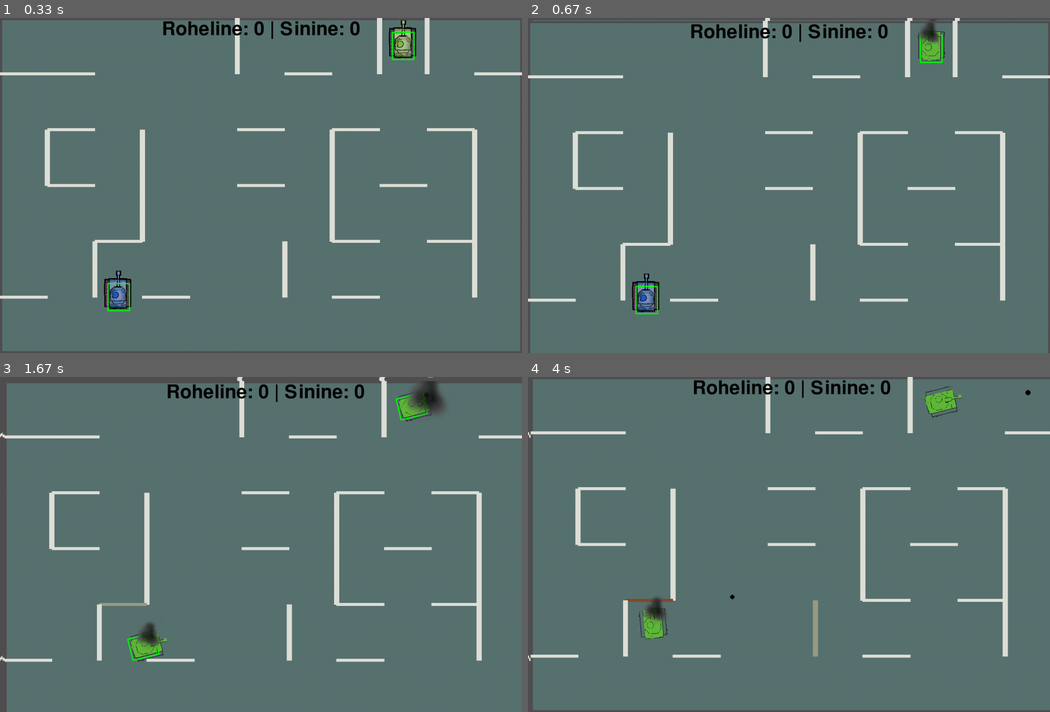
Above: before the commit, frames 1-4 (two rows, left to right).
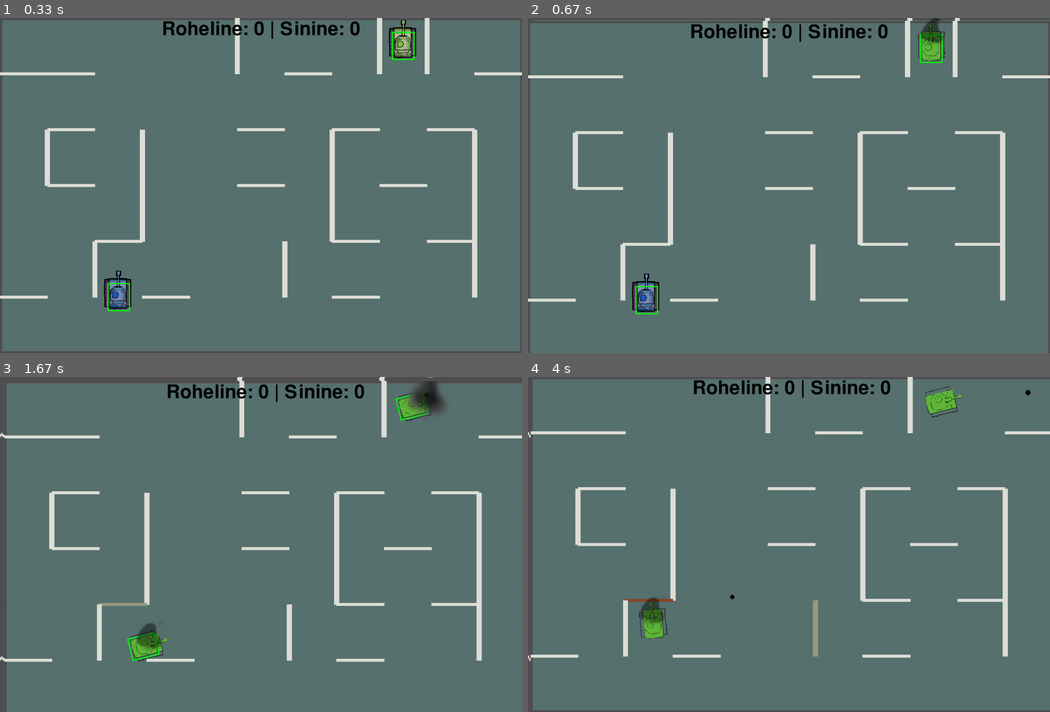
Above: after the commit, the same moments.

Repository: Last-Name-Dude/tank-treads-pygame
Game: pygame game, started from start.py
The game is run twice, just before and just after one commit, with the same random seed, the same clock (stepped at 60 frames per second) and the same inputs.
Inputs:
- Up to frame 1 (0.33 s): no input
- Up to frame 2 (0.67 s): tap Space at 0.33 s
- Up to frame 3 (1.67 s): hold Right 0.67-1.13 s; hold D 0.67-1.13 s; tap Space at 0.73, 1.03, 1.23, 1.57 s; tap Right Ctrl at 0.82 s; hold Up 1.17-1.47 s; hold W 1.17-1.47 s; hold Right from 1.5 s (still down); hold D from 1.5 s (still down)
- Up to frame 4 (4 s): tap Space at 1.87, 2.07, 2.37, 2.63, 2.97, 3.27, 3.4, 3.8 s; release Right at 1.97 s; release D at 1.97 s; hold Left 2-2.53 s; hold A 2-2.53 s; tap Right Ctrl at 2.15, 3.48 s; hold Down 2.57-2.87 s; hold S 2.57-2.87 s; hold Left 2.9-3.3 s; hold A 2.9-3.3 s; hold Up 3.33-3.7 s; hold W 3.33-3.7 s; hold Right from 3.73 s (still down); hold D from 3.73 s (still down)

Frame 1 is identical in both runs. In frame 2, 0.1% of the frame differs, in the area x 75-80%, y 0-8%; in frame 3, 0.2%; in frame 4, 0.2%, in the area x 21-27%, y 65-74%.

Commit message:
Toss hajub nüüd ajaga

Diff:
--- a/particles.py
+++ b/particles.py
@@ -4,14 +4,14 @@
 
 puff_img = pg.transform.scale(pg.image.load("puff.png"),(150,150))
 
+#See on maha vehitud ja muudetud selle põhjalt https://github.com/kidscancode/pygame_tutorials/blob/master/examples/particle%20demo.py
 class Particle(pg.sprite.Sprite):
-    def __init__(self, groups, image, pos, lifetime=500, speed_max=50, speed_min=10, fade_start=1):
+    def __init__(self, groups, image, pos, lifetime=500, fade_start=10):
         pg.sprite.Sprite.__init__(self, groups)
         self.image = image.copy()
         self.pos = pg.Vector2(pos)
         self.rect = self.image.get_rect()
         self.rect.center = self.pos
-        self.vel = pg.Vector2(uniform(speed_min, speed_max), 0).rotate(uniform(0, 360))
         self.lifetime = lifetime
         self.age = 0
         self.fade_start = fade_start
@@ -19,7 +19,6 @@
     def update(self, dt):
         self.shrink()
         self.fade()
-        self.pos += self.vel * dt
         self.rect.center = self.pos
         self.age += dt * 1000
         if self.age > self.lifetime:
@@ -39,7 +38,15 @@
             self.rect.center = self.pos
 
     def fade(self):
-        pass
+        if self.age > self.fade_start:
+            try:
+                ratio = (self.age - self.fade_start) / (self.lifetime - self.fade_start)
+            except ZeroDivisionError:
+                ratio = 1
+            if ratio > 1:
+                ratio = 1
+            mask = int(255 * (1 - ratio))
+            self.image.fill([0,0,0,mask], special_flags=pg.BLEND_RGBA_MIN)
 
 all_sprites = pg.sprite.Group()
 def particles_initalize():
